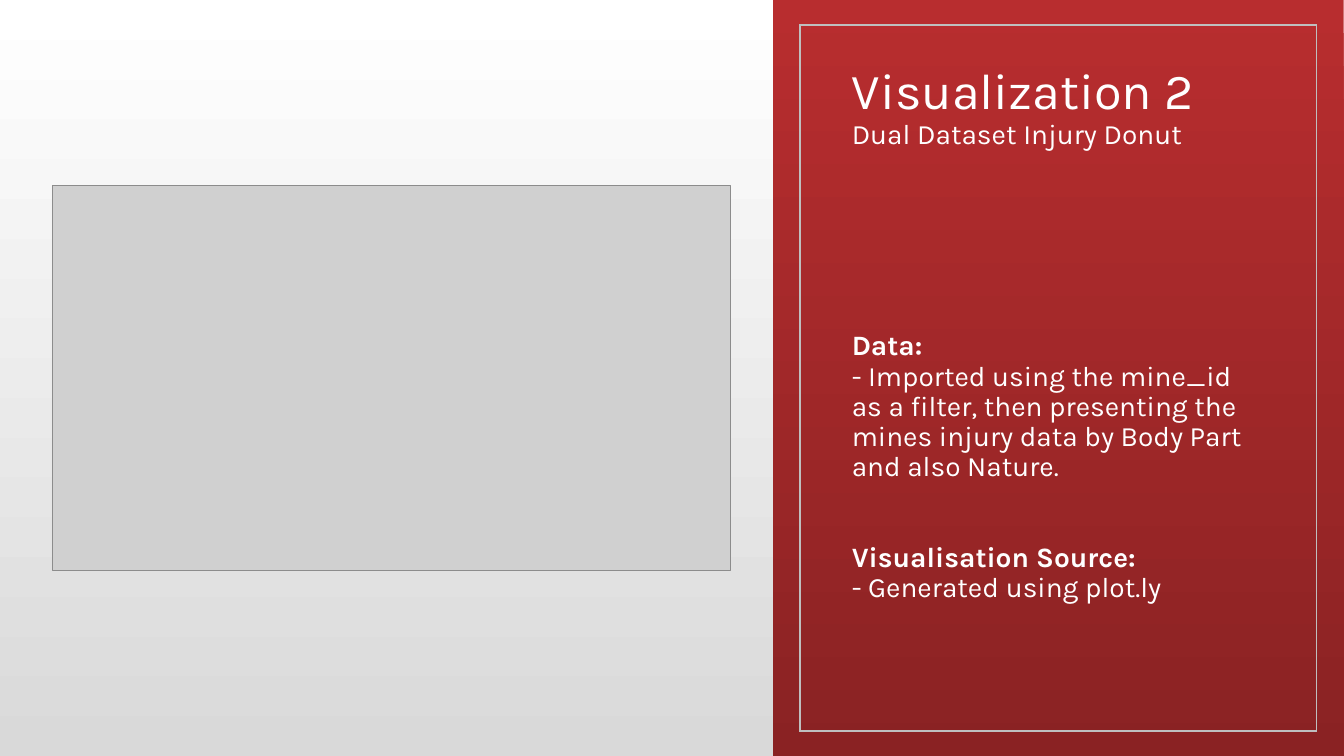
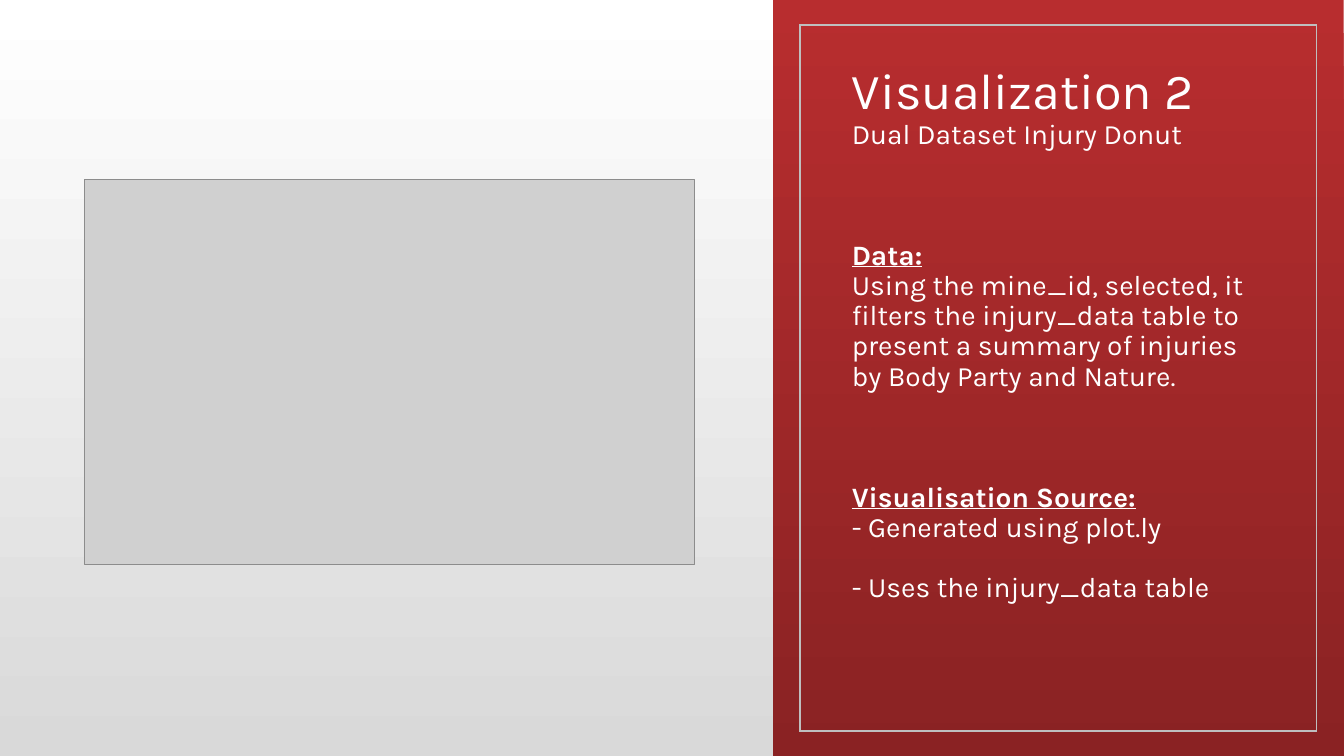
Before and after one commit to granttowers/Project_2, a slide deck: slide 8 of Project 2.pptx (slide 7 before the commit). Drawn at 1344x756 pixels with LibreOffice and Linux fonts; fonts in the diff are those of the drawing; grey boxes stand for pictures. Boxes give left, top, right and bottom in pixels: in the first picture for what was removed or moved away, otherwise in the second. Text is boxed around its words. In the diff, an @@ line names an element or a change of style, - is before the commit and + after.

```diff
--- a/Project 2.pptx
+++ b/Project 2.pptx
@@ title at [852,74,1243,604]: text changed @@
-Visualization 2
-Dual Dataset Injury Donut
-Data:
-- Imported using the mine_id as a filter, then presenting the mines injury data by Body Part and also Nature.
-Visualisation Source:
-- Generated using plot.ly
+Visualization 2
+Dual Dataset Injury Donut
+Data:
+Using the mine_id, selected, it filters the injury_data table to present a summary of injuries by Body Party and Nature.
+Visualisation Source:
+- Generated using plot.ly
+- Uses the injury_data table
@@ picture: place and size @@
-picture at [52,186,730,571]
+picture at [85,179,695,565]
```
Also in this commit, not shown: 2 other slides changed, 4 slides added, 3 slides removed.
